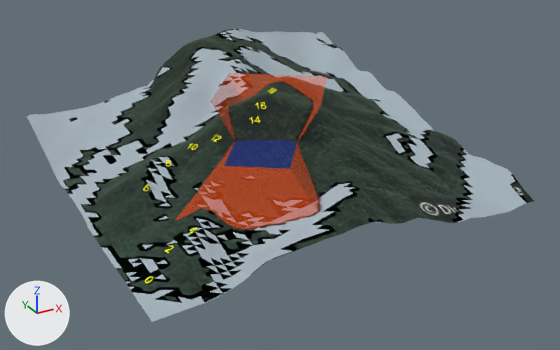
The COLLADA model imagens/curva13c.dae, before and after one commit.
The view is the same before and after, from a camera (50 mm lens) standing at (-1756.0, -3399.0, 1224.0) and looking at (39.0, -135.0, -408.0). Arrows for +X, +Y and +Z are at lower left; the lights stay in place. Vertices at the same position are counted once.

The first picture shows 'SketchUp'.
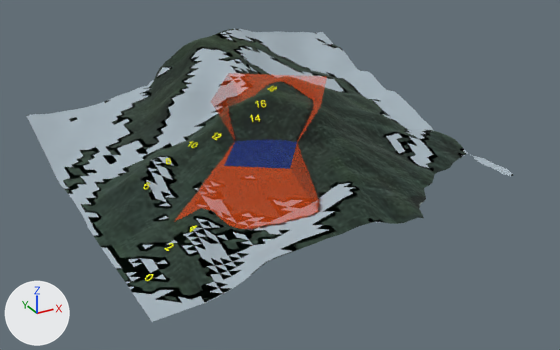
Where the change shows, as pixel boxes [x1, y1, x2, y2] in the pictures (560 x 350 px; the box of a moved part takes in the faces that stretch with it):
```json
{"object": "SketchUp", "change": "reshaped", "before": [26, 28, 534, 322], "after": [26, 28, 514, 322]}
{"part": 1, "of": "me_sketchup", "change": "moved or reshaped", "before": [165, 245, 174, 253], "after": [165, 243, 174, 251]}
{"part": 2, "of": "me_sketchup", "change": "moved or reshaped", "before": [190, 227, 197, 234], "after": [190, 225, 197, 232]}
{"part": 3, "of": "me_sketchup", "change": "moved or reshaped", "before": [145, 276, 153, 284], "after": [145, 274, 153, 281]}
{"part": 4, "of": "me_sketchup", "change": "moved or reshaped", "before": [143, 184, 150, 192], "after": [143, 182, 150, 190]}
{"part": 5, "of": "me_sketchup", "change": "rebuilt", "before": [166, 160, 171, 167], "after": [166, 158, 171, 165]}
{"part": 6, "of": "me_sketchup", "change": "cut back", "before": [174, 77, 534, 230], "after": [164, 77, 387, 230]}
```

Scene script edits in JSON lines:
```json
{"op": "add", "block": "mat_color_m06", "code": ["mat_color_m06 = principled_material('Color_M06')", "mat_color_m06.base_color = (0.0931, 0.0262, 0.0)  # brown #562d00", "mat_color_m06.roughness = 0.9", "mat_color_m06.alpha = 0.6"]}
{"block": "me_sketchup", "where": "# used by ob_sketchup; location = (0.0, 0.0, 0.0)"}
{"op": "remove", "block": "me_sketchup", "code": "me_sketchup.from_pydata(...)  # 8571 vertices, 16873 faces; spans x -1005.0..1005.0, y -995.0..995.0, z -470.0..106.0"}
{"op": "add", "block": "me_sketchup", "code": "me_sketchup.from_pydata(...)  # 8227 vertices, 16156 faces; spans x -1005.0..1004.0, y -995.0..995.0, z -470.0..106.0"}
{"block": "me_sketchup", "change": "me_sketchup part 1: the loose piece of 96 vertices spanning x -795.0..-753.0, y -659.0..-625.0, z -396.0..-375.0 is moved by (1.0, 0.0, 10.0)"}
{"block": "me_sketchup", "change": "me_sketchup part 2: the loose piece of 28 vertices spanning x -674.0..-637.0, y -636.0..-609.0, z -345.0..-321.0 is moved by (1.0, 0.0, 10.0)"}
{"block": "me_sketchup", "change": "me_sketchup part 3: the loose piece of 128 vertices spanning x -929.0..-890.0, y -773.0..-741.0, z -441.0..-427.0 is moved by (1.0, 0.0, 10.0)"}
{"block": "me_sketchup", "change": "me_sketchup part 4: the loose piece of 166 vertices spanning x -730.0..-694.0, y -232.0..-200.0, z -296.0..-271.0 is moved by (1.0, 0.0, 10.0)"}
{"block": "me_sketchup", "change": "me_sketchup part 5: the loose piece of 188 vertices spanning x -571.0..-542.0, y -115.0..-76.0, z -246.0..-226.0 is rebuilt with 188 vertices and now spans x -570.0..-541.0, y -115.0..-76.0, z -236.0..-216.0"}
{"block": "me_sketchup", "change": "me_sketchup part 6: 13 vertices moved within x -691.0..822.0, y -512.0..528.0, z -350.0..-50.0; 351 vertices removed from x 312.0..1005.0, y -984.0..-497.0, z -447.0..-350.0; 7 vertices added at x -71.0..26.0, y -350.0..-1.0, z -150.0"}
{"op": "add", "block": "me_sketchup", "code": "me_sketchup.materials.append(mat_color_m06)  # brown #562d00"}
```
